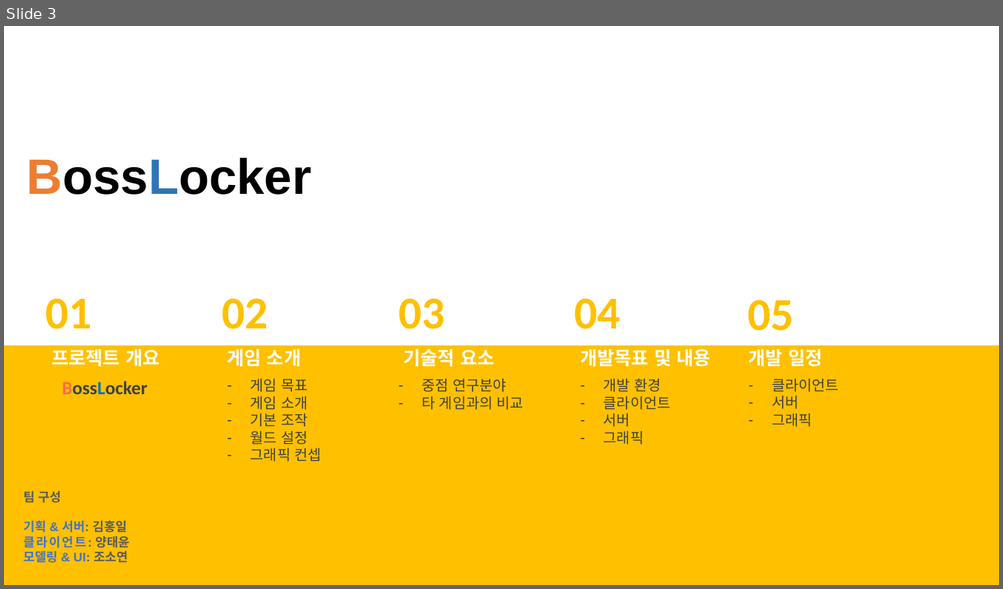
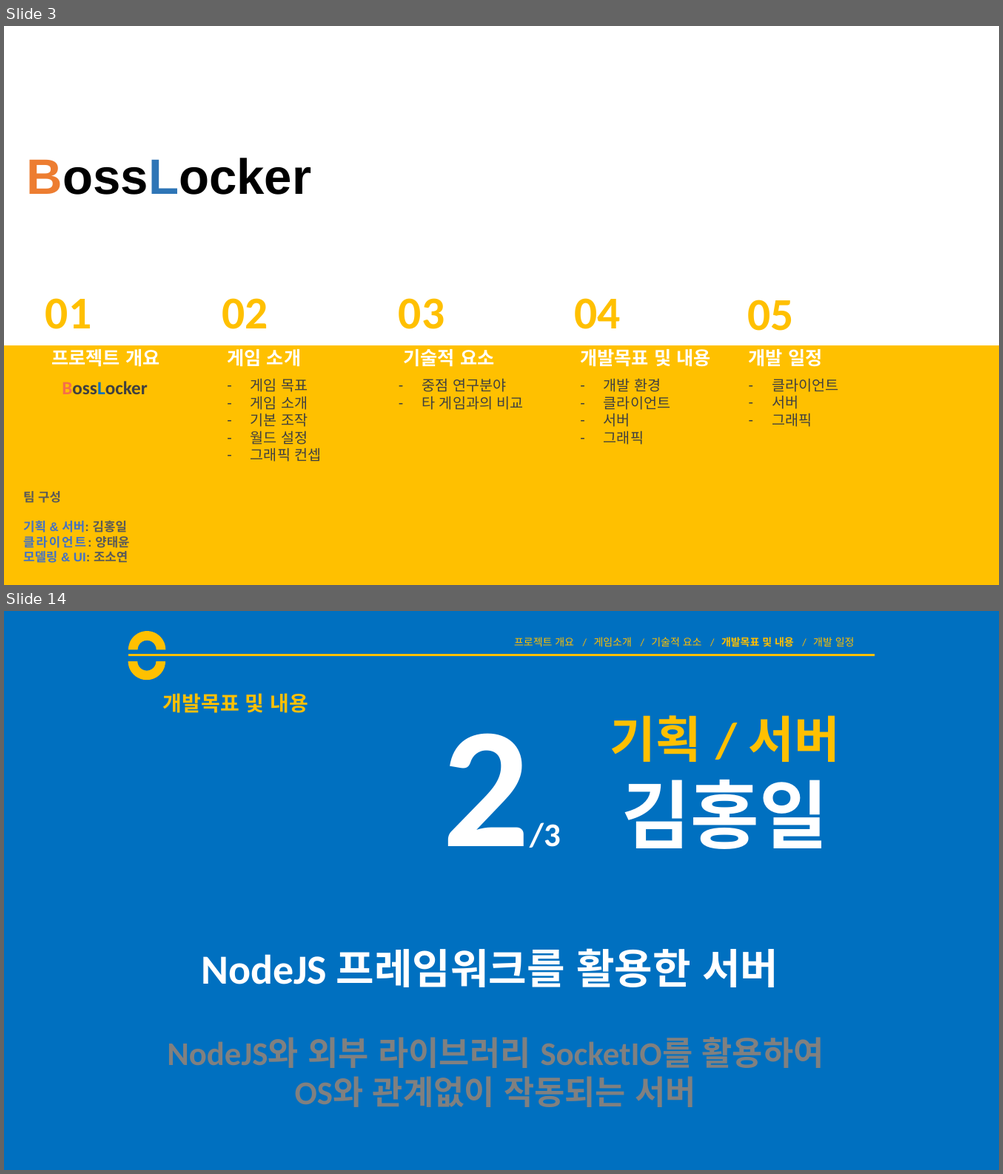
Before and after one commit to goddun/Report, a slide deck: 제안서.pptx. Shown one above the other, each under a label of ours: slide 3 before the commit, slides 3 and 14 after it; the slides between them are not shown. The pictures are 1003x589 and 1003x1174 pixels, drawn with LibreOffice and Linux fonts; fonts in the diff are those of the drawing. Boxes give left, top, right and bottom in pixels: in the first picture for what was removed or moved away, otherwise in the second. Text is boxed around its words. In the diff, an @@ line names an element or a change of style, - is before the commit and + after.

```diff
--- a/제안서.pptx
+++ b/제안서.pptx
@@ slide 14 added at (4, 611, 999, 1170), background #FFFFFF @@
@@ rectangle added at (4, 611, 999, 1170), fill #0070C0 @@
@@ arch (boxed as its full ring) added at (128, 631, 166, 669), fill #FFC000 @@
@@ arch (boxed as its full ring) added at (128, 643, 165, 681), fill #FFC000 @@
@@ line added from (128, 655) to (875, 655), #FFC000 2.25 pt @@
@@ text added at (514, 637, 854, 647), 10 pt, text #FFC000 @@
+프로젝트 개요 / 게임소개 / 기술적 요소 / 개발목표 및 내용 / 개발 일정
@@ title added at (163, 693, 308, 713), 20 pt, text #FFC000, bold @@
+개발목표 및 내용
@@ text added at (610, 715, 839, 762), 48 pt, text #FFC000, bold @@
+기획 / 서버
+김홍일
@@ text added at (442, 733, 560, 848), 32 pt, text #FFFFFF, bold @@
+2/3
@@ text added at (167, 948, 824, 1108), 32 pt, text #808080, bold @@
+NodeJS 프레임워크를 활용한 서버
+NodeJS와 외부 라이브러리 SocketIO를 활용하여
+OS와 관계없이 작동되는 서버
```
Also in this commit, not shown: 8 slides changed, 11 other slides added, 1 slide removed.
